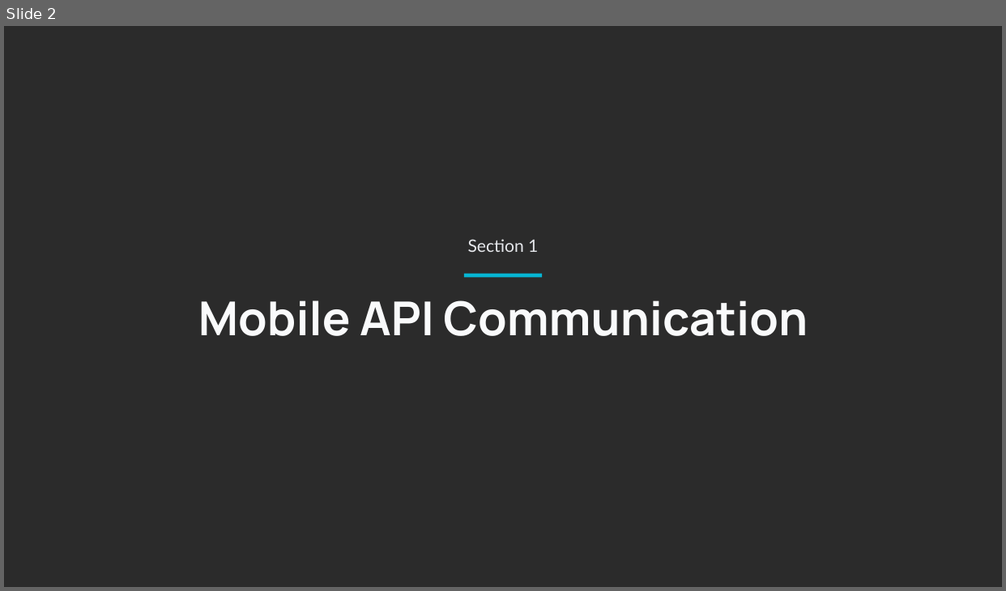
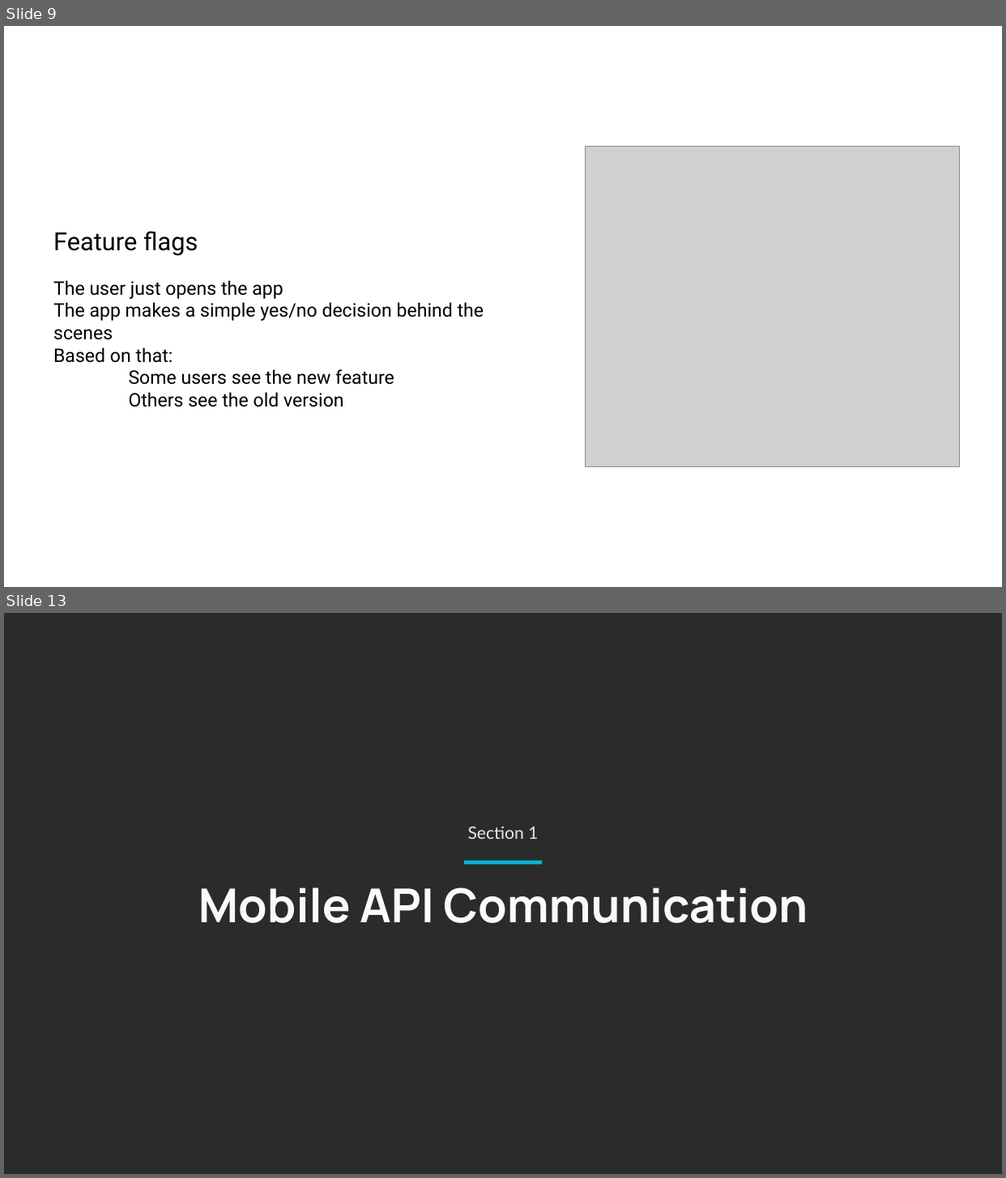
Before and after one commit to rusudinu/mobile-and-embedded-computing, a slide deck: lectures/Mobile-and-Embedded-Lecture6.pptx. Shown one above the other, each under a label of ours: slide 2 before the commit, slides 9 and 13 after it; the slides between them are not shown. The pictures are 1006x591 and 1006x1178 pixels, drawn with LibreOffice and Linux fonts; fonts in the diff are those of the drawing; grey boxes stand for pictures; background and template pictures are left out; a plain dark background stands for a picture behind light text. Boxes give left, top, right and bottom in pixels: in the first picture for what was removed or moved away, otherwise in the second. Text is boxed around its words. In the diff, an @@ line names an element or a change of style, - is before the commit and + after.

```diff
--- a/lectures/Mobile-and-Embedded-Lecture6.pptx
+++ b/lectures/Mobile-and-Embedded-Lecture6.pptx
@@ slide 9 added at bbox=[4, 26, 1002, 587], background #FFFFFF @@
@@ picture added at bbox=[586, 147, 960, 467] @@
@@ text added at bbox=[53, 231, 198, 256], 24 pt, text #000000 @@
+Feature flags
@@ text added at bbox=[53, 280, 484, 408], 18 pt, text #000000 @@
+The user just opens the app
+The app makes a simple yes/no decision behind the scenes
+Based on that:
+Some users see the new feature
+Others see the old version
@@ what was slide 2 is now slide 13 @@
```
Also in this commit, not shown: 1 slide changed, 10 other slides added.
